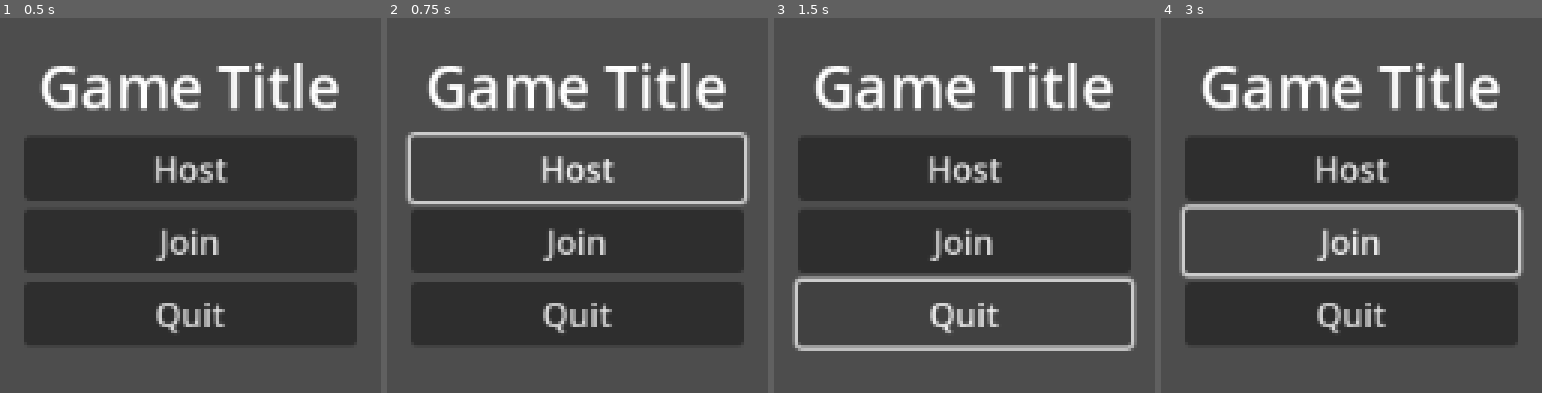
Above: before the commit, frames 1-4 (left to right).
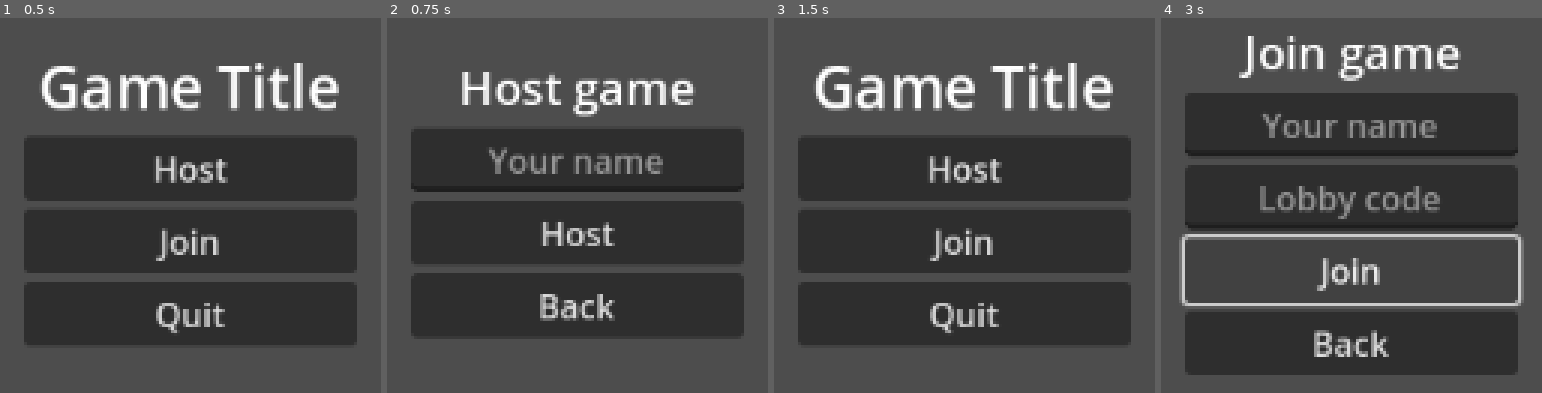
Above: after the commit, the same moments.

Repository: qkas/godot-mp-lobby
Game: Godot game, scene res://levels/main_menu/main_menu.tscn
The game is run twice, just before and just after one commit, with the same random seed, the same clock (stepped at 60 frames per second) and the same inputs.
Inputs (mouse positions are in pixels of both pictures, inside the frame that each line leads up to):
- Up to frame 1 (0.5 s): no input
- Up to frame 2 (0.75 s): click "Host" at 0.5 s
- Up to frame 3 (1.5 s): click (964, 306) at 1.25 s, where only the run after the commit has a clickable "Back"
- Up to frame 4 (3 s): click "Join" at 2 s; click "Join" at 2.75 s

Frame 1 is identical in both runs. In frame 2, 20% of the frame differs, in the area x 4-96%, y 12-88%; in frame 3, 3.4%; in frame 4, 33%, in the area x 4-96%, y 4-96%.

Commit message:
Add initial menu navigation

Diff:
--- /dev/null
+++ b/levels/main_menu/main_menu.gd
@@ -0,0 +1,29 @@
+extends Control
+
+enum Menu { START, HOST, JOIN, LOBBY }
+
+@onready var menus: Dictionary = {
+	Menu.START: $StartMenu,
+	Menu.HOST: $HostMenu,
+	Menu.JOIN: $JoinMenu,
+	Menu.LOBBY: $LobbyMenu
+}
+
+var current_menu: Menu = Menu.START
+
+func show_menu(target_menu: Menu):
+	menus[current_menu].visible = false
+	menus[target_menu].visible = true
+	current_menu = target_menu
+
+func _on_quit_button_pressed() -> void:
+	get_tree().quit()
+
+func _on_host_button_pressed() -> void:
+	show_menu(Menu.HOST)
+
+func _on_join_button_pressed() -> void:
+	show_menu(Menu.JOIN)
+
+func _on_back_button_pressed() -> void:
+	show_menu(Menu.START)
--- a/levels/main_menu/main_menu.tscn
+++ b/levels/main_menu/main_menu.tscn
@@ -1,4 +1,6 @@
-[gd_scene format=3 uid="uid://ebyrho8l5vji"]
+[gd_scene load_steps=2 format=3 uid="uid://ebyrho8l5vji"]
+
+[ext_resource type="Script" uid="uid://bmyy5mwniabxb" path="res://levels/main_menu/main_menu.gd" id="1_nt5r4"]
 
 [node name="MainMenu" type="Control"]
 layout_mode = 3
@@ -7,6 +9,7 @@
 anchor_bottom = 1.0
 grow_horizontal = 2
 grow_vertical = 2
+script = ExtResource("1_nt5r4")
 
 [node name="StartMenu" type="VBoxContainer" parent="."]
 custom_minimum_size = Vector2(160, 0)
@@ -146,3 +149,9 @@
 [node name="QuitButton" type="Button" parent="LobbyMenu"]
 layout_mode = 2
 text = "Quit lobby"
+
+[connection signal="pressed" from="StartMenu/HostButton" to="." method="_on_host_button_pressed"]
+[connection signal="pressed" from="StartMenu/JoinButton" to="." method="_on_join_button_pressed"]
+[connection signal="pressed" from="StartMenu/QuitButton" to="." method="_on_quit_button_pressed"]
+[connection signal="pressed" from="HostMenu/BackButton" to="." method="_on_back_button_pressed"]
+[connection signal="pressed" from="JoinMenu/BackButton" to="." method="_on_back_button_pressed"]
Not shown, added: levels/main_menu/main_menu.gd.uid
